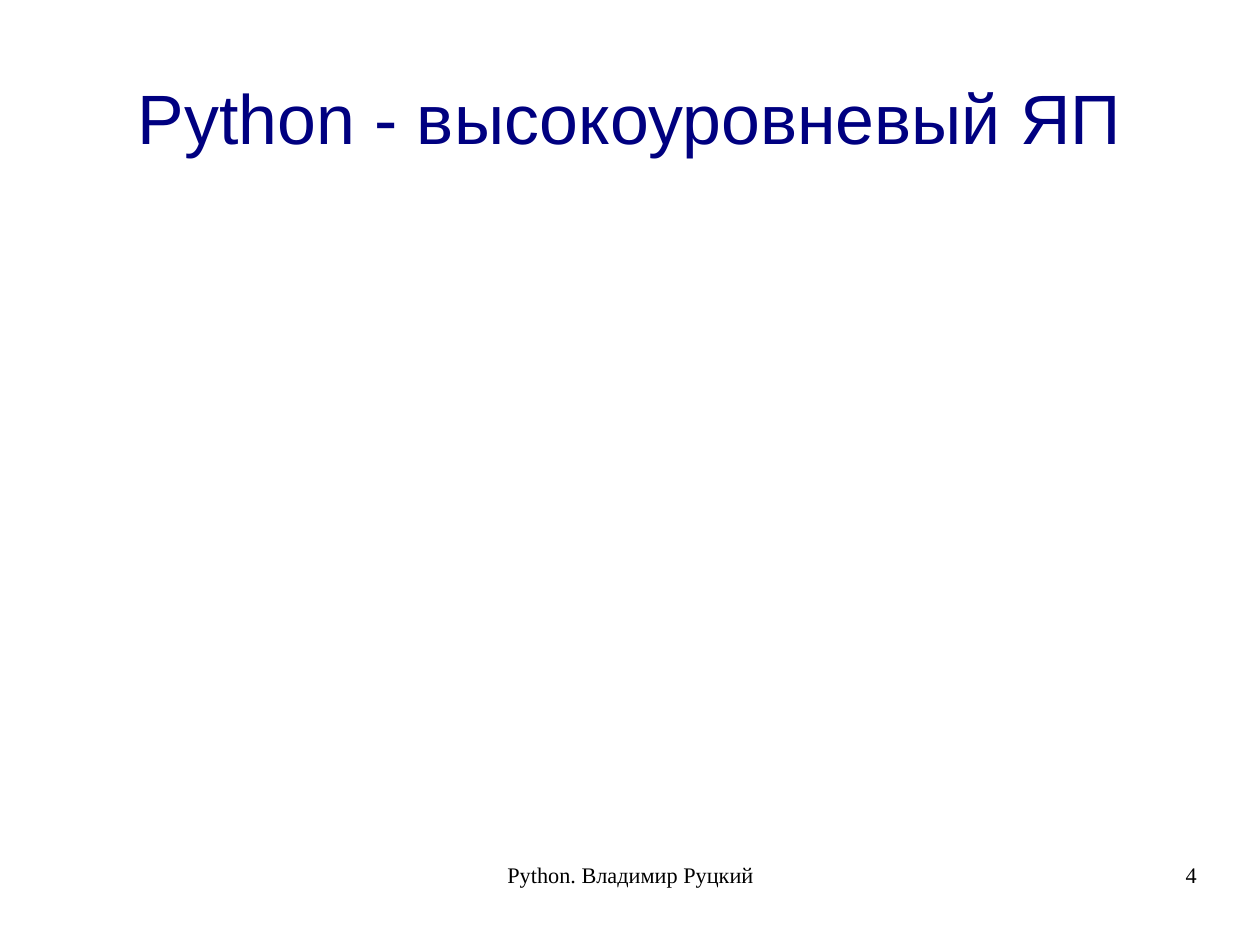
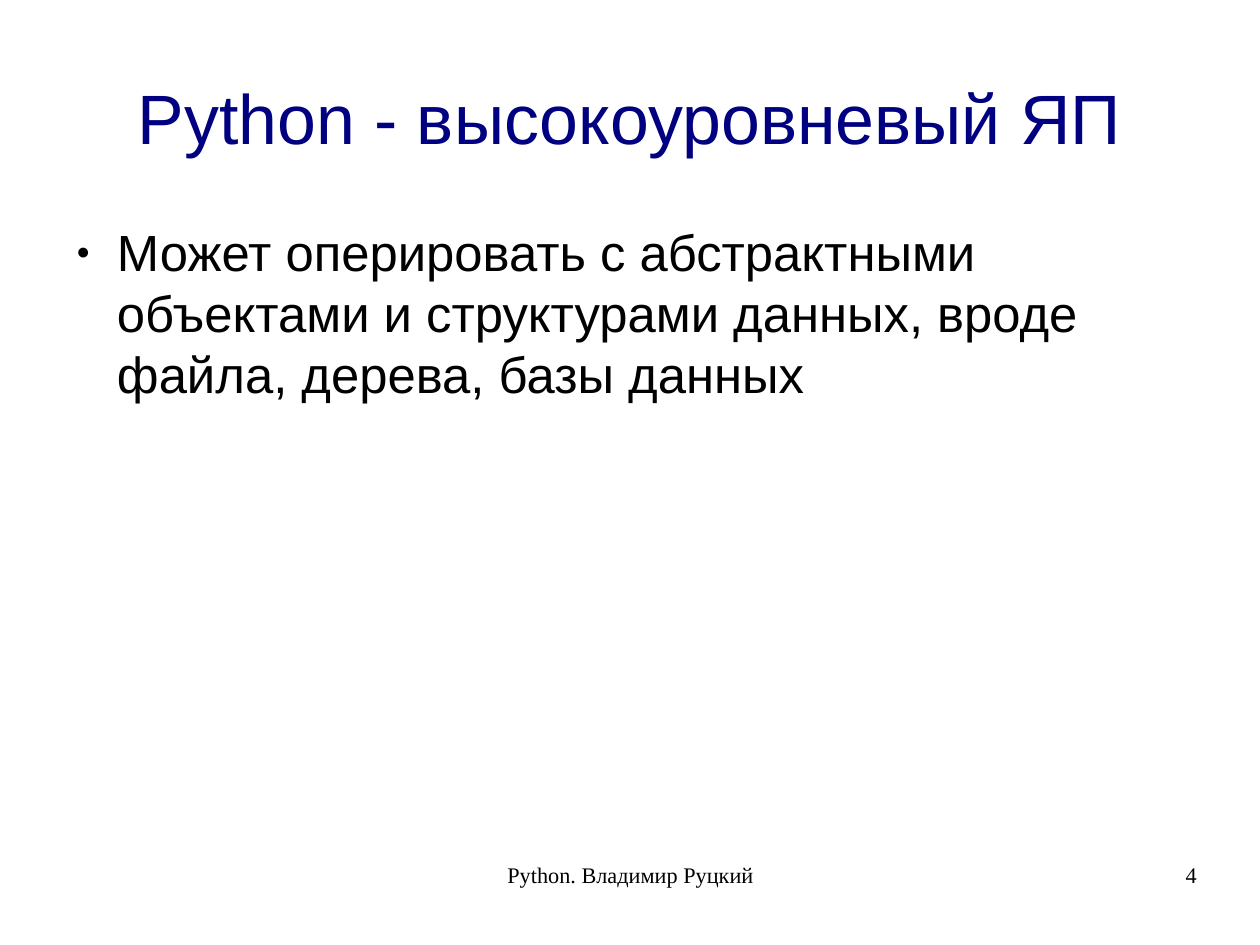
Before and after one commit to rutsky/python-course, a slide deck: slide 4 of 00_introduction.odp. Drawn at 1260x945 pixels with LibreOffice and Linux fonts; fonts in the diff are those of the drawing. Boxes give left, top, right and bottom in pixels: in the first picture for what was removed or moved away, otherwise in the second. Text is boxed around its words. In the diff, an @@ line names an element or a change of style, - is before the commit and + after.

```diff
--- a/00_introduction.odp
+++ b/00_introduction.odp
@@ text added at box(117, 234, 1077, 404), 32 pt, text #000000 @@
+● Может оперировать с абстрактными объектами и структурами данных, вроде файла, дерева, базы данных
```
Also in this commit, not shown: 20 other slides changed, 2 slides added, 1 slide removed.
